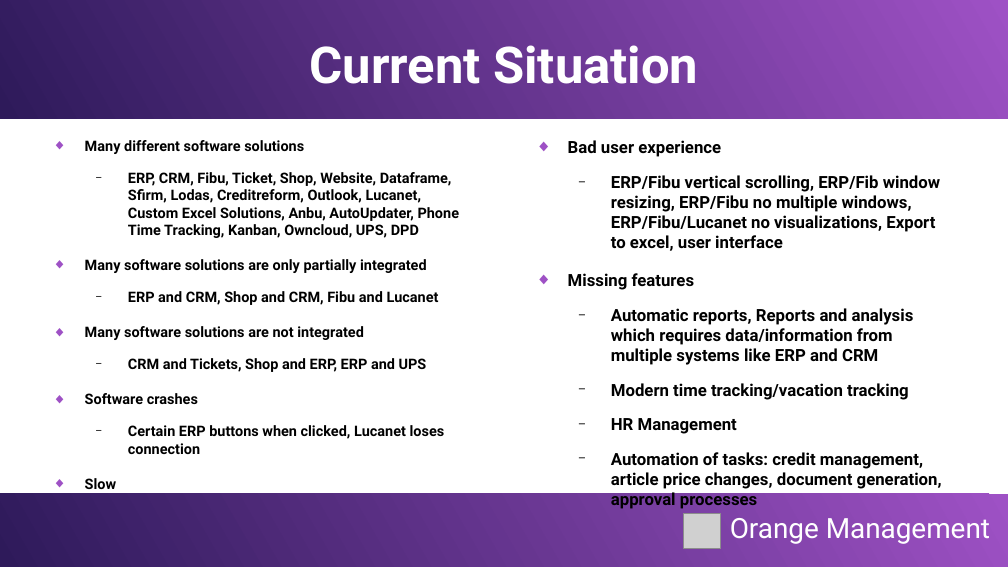
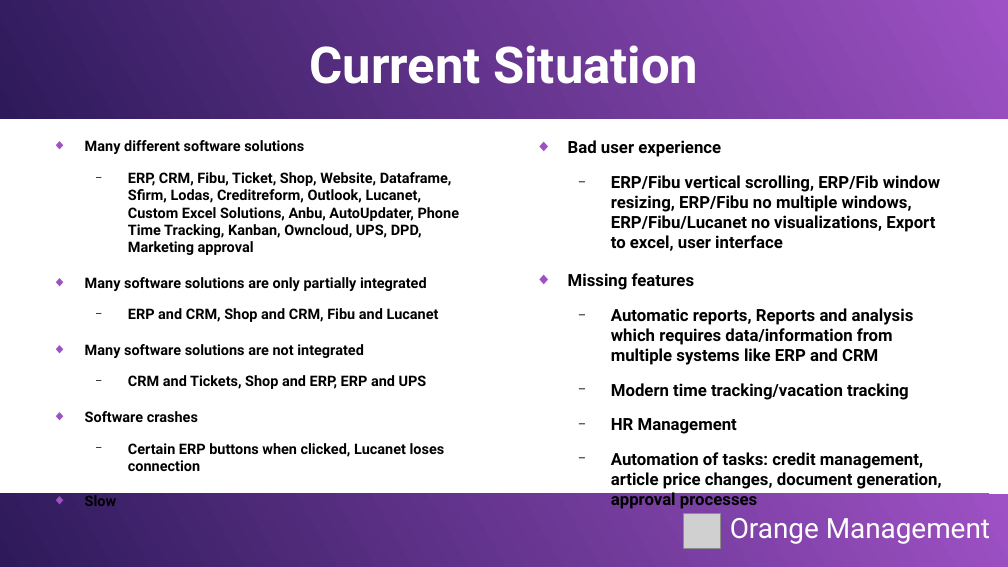
Before and after one commit to Karaka-Management/Organization-Guide, a slide deck: slide 2 of Strategy/Marketing/Presentations/oms_base.odp. Drawn at 1008x567 pixels with LibreOffice and Linux fonts; fonts in the diff are those of the drawing; grey boxes stand for pictures. Boxes give left, top, right and bottom in pixels: in the first picture for what was removed or moved away, otherwise in the second. Text is boxed around its words. In the diff, an @@ line names an element or a change of style, - is before the commit and + after.

Commit message:
update presentations

```diff
--- a/Strategy/Marketing/Presentations/oms_base.odp
+++ b/Strategy/Marketing/Presentations/oms_base.odp
@@ text at (x1=128, y1=172, x2=460, y2=255): text changed @@
-  − ERP, CRM, Fibu, Ticket, Shop, Website, Dataframe, Sfirm, Lodas, Creditreform, Outlook, Lucanet, Custom Excel Solutions, Anbu, AutoUpdater, Phone Time Tracking, Kanban, Owncloud, UPS, DPD
+  − ERP, CRM, Fibu, Ticket, Shop, Website, Dataframe, Sfirm, Lodas, Creditreform, Outlook, Lucanet, Custom Excel Solutions, Anbu, AutoUpdater, Phone Time Tracking, Kanban, Owncloud, UPS, DPD, Marketing approval
```
Also in this commit, not shown: 1 other slide changed, 1 other file.
